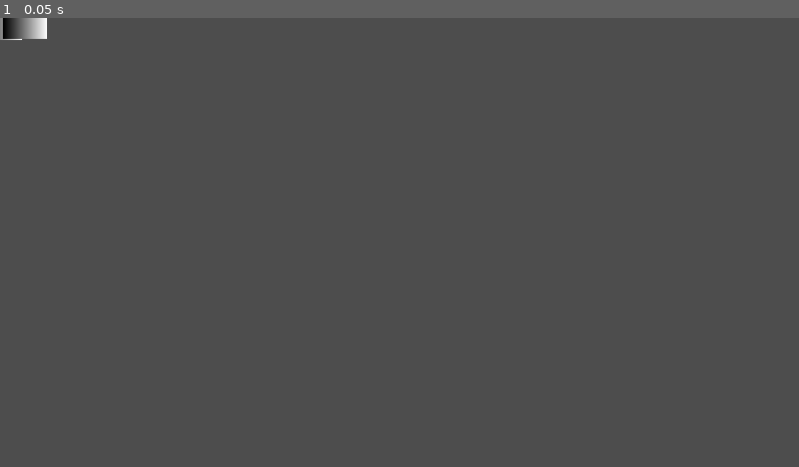
Above: before the commit, frame 1.
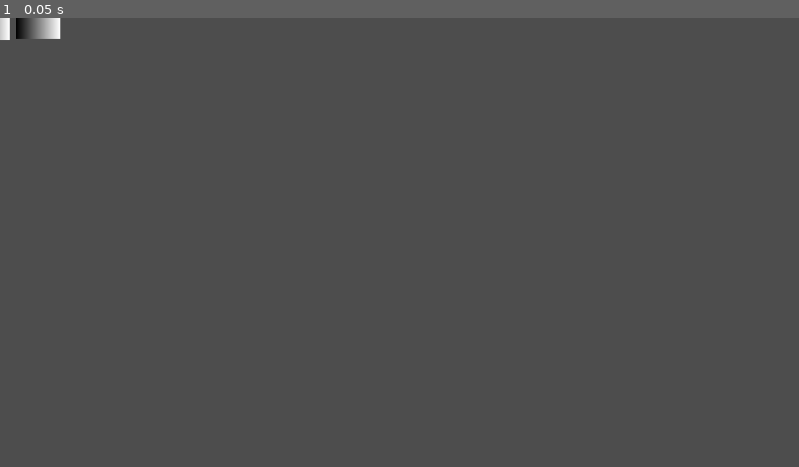
Above: after the commit, the same moment.

Repository: cqdowning/touhou-unison
Game: Godot game, scene res://scenes/stages/stage_yuuka.tscn
Same seed, same stepped clock (60 frames per second), same inputs: the game is played once before the commit and once after it.
Inputs:
- Up to frame 1 (0.05 s): no input

The runs differ from the first frame. In frame 1, 0.3% of the frame differs, in the area x 0-8%, y 0-5%.

Commit message:
Simple projectile firing

Diff:
--- a/project.godot
+++ b/project.godot
@@ -14,6 +14,10 @@
 run/main_scene="uid://cbawk2gvl2r6t"
 config/features=PackedStringArray("4.4", "GL Compatibility")
 config/icon="res://icon.svg"
+
+[autoload]
+
+game_manager="*res://scripts/game_manager.gd"
 
 [input]
 
@@ -39,7 +43,12 @@
 }
 p1_focus={
 "deadzone": 0.2,
-"events": [Object(InputEventKey,"resource_local_to_scene":fa …(140 unchanged characters)… d":false,"keycode":0,"physical_keycode":4194325,"key_label":0,"unicode":0,"location":0,"echo":false,"script":null)
+"events": [Object(InputEventKey,"resource_local_to_scene":fa …(140 unchanged characters)… d":false,"keycode":0,"physical_keycode":72,"key_label":0,"unicode":104,"location":0,"echo":false,"script":null)
+]
+}
+p1_shoot={
+"deadzone": 0.2,
+"events": [Object(InputEventKey,"resource_local_to_scene":false,"resource_name":"","device":-1,"window_id":0,"alt_pressed":false,"shift_pressed":false,"ctrl_pressed":false,"meta_pressed":false,"pressed":false,"keycode":0,"physical_keycode":71,"key_label":0,"unicode":103,"location":0,"echo":false,"script":null)
 ]
 }
 p2_up={
@@ -64,9 +73,22 @@
 }
 p2_focus={
 "deadzone": 0.2,
-"events": [Object(InputEventKey,"resource_local_to_scene":fa …(141 unchanged characters)… ":false,"keycode":0,"physical_keycode":4194438,"key_label":0,"unicode":48,"location":0,"echo":false,"script":null)
+"events": [Object(InputEventKey,"resource_local_to_scene":fa …(141 unchanged characters)… ":false,"keycode":0,"physical_keycode":44,"key_label":0,"unicode":44,"location":0,"echo":false,"script":null)
 ]
 }
+p2_shoot={
+"deadzone": 0.2,
+"events": [Object(InputEventKey,"resource_local_to_scene":false,"resource_name":"","device":-1,"window_id":0,"alt_pressed":false,"shift_pressed":false,"ctrl_pressed":false,"meta_pressed":false,"pressed":false,"keycode":0,"physical_keycode":46,"key_label":0,"unicode":46,"location":0,"echo":false,"script":null)
+]
+}
+
+[layer_names]
+
+2d_physics/layer_1="Player Environment"
+2d_physics/layer_2="Player Hitbox"
+2d_physics/layer_3="Player Bullet"
+2d_physics/layer_4="Enemy Hitbox"
+2d_physics/layer_5="Enemy Bullet"
 
 [rendering]
 
--- a/scenes/characters/marisa.tscn
+++ b/scenes/characters/marisa.tscn
@@ -1,16 +1,32 @@
-[gd_scene load_steps=4 format=3 uid="uid://6j0eaks5qiqp"]
+[gd_scene load_steps=7 format=3 uid="uid://6j0eaks5qiqp"]
 
 [ext_resource type="Script" uid="uid://bkob1ov6wu2tx" path="res://scripts/player.gd" id="1_w2ddu"]
+[ext_resource type="PackedScene" uid="uid://ceiia80j105y2" path="res://scenes/projectiles/marisa_bolt.tscn" id="2_7ok74"]
 
-[sub_resource type="Gradient" id="Gradient_bgd68"]
+[sub_resource type="Gradient" id="Gradient_eka2y"]
 
-[sub_resource type="GradientTexture2D" id="GradientTexture2D_7ok74"]
-gradient = SubResource("Gradient_bgd68")
+[sub_resource type="GradientTexture2D" id="GradientTexture2D_w2ddu"]
+gradient = SubResource("Gradient_eka2y")
+
+[sub_resource type="RectangleShape2D" id="RectangleShape2D_7ok74"]
+size = Vector2(55, 59)
+
+[sub_resource type="CircleShape2D" id="CircleShape2D_p4c7e"]
 
 [node name="Marisa" type="CharacterBody2D"]
 script = ExtResource("1_w2ddu")
 player_id = 2
+projectile = ExtResource("2_7ok74")
 metadata/_custom_type_script = "uid://bkob1ov6wu2tx"
 
 [node name="Sprite2D" type="Sprite2D" parent="."]
-texture = SubResource("GradientTexture2D_7ok74")
+texture = SubResource("GradientTexture2D_w2ddu")
+
+[node name="CollisionShape2D" type="CollisionShape2D" parent="."]
+position = Vector2(-0.5, -0.5)
+shape = SubResource("RectangleShape2D_7ok74")
+
+[node name="Area2D" type="Area2D" parent="."]
+
+[node name="CollisionShape2D" type="CollisionShape2D" parent="Area2D"]
+shape = SubResource("CircleShape2D_p4c7e")
--- a/scenes/characters/reimu.tscn
+++ b/scenes/characters/reimu.tscn
@@ -1,15 +1,31 @@
-[gd_scene load_steps=4 format=3 uid="uid://yangtfodnfwn"]
+[gd_scene load_steps=7 format=3 uid="uid://yangtfodnfwn"]
 
 [ext_resource type="Script" uid="uid://bkob1ov6wu2tx" path="res://scripts/player.gd" id="1_bgd68"]
+[ext_resource type="PackedScene" uid="uid://dthwfr8yibl15" path="res://scenes/projectiles/reimu_ofuda.tscn" id="2_t42ex"]
 
-[sub_resource type="Gradient" id="Gradient_bgd68"]
+[sub_resource type="Gradient" id="Gradient_t42ex"]
 
 [sub_resource type="GradientTexture2D" id="GradientTexture2D_t42ex"]
-gradient = SubResource("Gradient_bgd68")
+gradient = SubResource("Gradient_t42ex")
+
+[sub_resource type="RectangleShape2D" id="RectangleShape2D_bgd68"]
+size = Vector2(55, 59)
+
+[sub_resource type="CircleShape2D" id="CircleShape2D_bgd68"]
 
 [node name="Reimu" type="CharacterBody2D"]
 script = ExtResource("1_bgd68")
+projectile = ExtResource("2_t42ex")
 metadata/_custom_type_script = "uid://bkob1ov6wu2tx"
 
 [node name="Sprite2D" type="Sprite2D" parent="."]
 texture = SubResource("GradientTexture2D_t42ex")
+
+[node name="CollisionShape2D" type="CollisionShape2D" parent="."]
+position = Vector2(-0.5, -0.5)
+shape = SubResource("RectangleShape2D_bgd68")
+
+[node name="Area2D" type="Area2D" parent="."]
+
+[node name="CollisionShape2D" type="CollisionShape2D" parent="Area2D"]
+shape = SubResource("CircleShape2D_bgd68")
--- /dev/null
+++ b/scenes/projectiles/marisa_bolt.tscn
@@ -0,0 +1,22 @@
+[gd_scene load_steps=5 format=3 uid="uid://ceiia80j105y2"]
+
+[ext_resource type="Script" uid="uid://neeowjsvxghe" path="res://scripts/projectiles/projectile_player.gd" id="1_os7u1"]
+
+[sub_resource type="RectangleShape2D" id="RectangleShape2D_os7u1"]
+
+[sub_resource type="Gradient" id="Gradient_bgd68"]
+
+[sub_resource type="GradientTexture2D" id="GradientTexture2D_2eg4q"]
+gradient = SubResource("Gradient_bgd68")
+width = 16
+height = 16
+
+[node name="MarisaBolt" type="Area2D"]
+script = ExtResource("1_os7u1")
+metadata/_custom_type_script = "uid://neeowjsvxghe"
+
+[node name="CollisionShape2D" type="CollisionShape2D" parent="."]
+shape = SubResource("RectangleShape2D_os7u1")
+
+[node name="Sprite2D" type="Sprite2D" parent="."]
+texture = SubResource("GradientTexture2D_2eg4q")
--- a/scenes/projectiles/ofuda.tscn
+++ /dev/null
@@ -1,3 +0,0 @@
-[gd_scene format=3 uid="uid://dthwfr8yibl15"]
-
-[node name="Ofuda" type="Node2D"]
--- /dev/null
+++ b/scenes/projectiles/reimu_ofuda.tscn
@@ -0,0 +1,22 @@
+[gd_scene load_steps=5 format=3 uid="uid://dthwfr8yibl15"]
+
+[ext_resource type="Script" uid="uid://neeowjsvxghe" path="res://scripts/projectiles/projectile_player.gd" id="1_v6n4r"]
+
+[sub_resource type="RectangleShape2D" id="RectangleShape2D_v6n4r"]
+
+[sub_resource type="Gradient" id="Gradient_rhnwa"]
+
+[sub_resource type="GradientTexture2D" id="GradientTexture2D_j437s"]
+gradient = SubResource("Gradient_rhnwa")
+width = 16
+height = 16
+
+[node name="Ofuda" type="Area2D"]
+script = ExtResource("1_v6n4r")
+metadata/_custom_type_script = "uid://neeowjsvxghe"
+
+[node name="CollisionShape2D" type="CollisionShape2D" parent="."]
+shape = SubResource("RectangleShape2D_v6n4r")
+
+[node name="Sprite2D" type="Sprite2D" parent="."]
+texture = SubResource("GradientTexture2D_j437s")
--- /dev/null
+++ b/scripts/game_manager.gd
@@ -0,0 +1,6 @@
+class_name GameManager
+extends Node
+
+@export var health: float = 0
+
+signal on_player_hit
--- a/scripts/player.gd
+++ b/scripts/player.gd
@@ -8,6 +8,21 @@
 @export var damage: float = 10.0
 @export var speed: float = 450.0
 @export var focus_speed: float = 250.0
+@export var shoot_rate: int = 4
+@export var shoot_speed: float = 600.0
+@export var shoot_offset: float = 10.0
+
+@export_category("Projectile")
+@export var projectile: PackedScene
+
+
+var _shooting: bool = false
+var _shoot_frame: int = 0
+
+@onready var hitbox: Area2D = $Area2D
+
+func _ready():
+	hitbox.body_entered.connect(_on_hitbox_entered)
 
 func _process(delta):
 	var move_input = Vector2()
@@ -21,6 +36,31 @@
 
 	velocity = move_input.normalized() * current_speed
 
+	if Input.is_action_just_pressed(str("p", player_id, "_shoot")):
+		_shooting = true
+
+	if Input.is_action_just_released(str("p", player_id, "_shoot")):
+		_shooting = false
+
 func _physics_process(_delta):
 	# Apply movement
 	move_and_slide()
+
+	if _shooting:
+		_shoot()
+
+func _shoot():
+	_shoot_frame += 1
+	if _shoot_frame == shoot_rate:
+		# Create and setup projectile
+		for i in range(-1, 2, 2):
+			var new_projectile: Projectile = projectile.instantiate()
+			get_tree().current_scene.add_child(new_projectile)
+
+			# Set projectile properties
+			new_projectile.set_properties(damage, shoot_speed)
+			new_projectile.launch(Vector2(self.global_position.x + shoot_offset*i, self.global_position.y - 30), Vector2(0, -1))
+		_shoot_frame = 0
+
+func _on_hitbox_entered(body):
+	game_manager.on_player_hit.emit()
--- /dev/null
+++ b/scripts/projectiles/projectile.gd
@@ -0,0 +1,41 @@
+class_name Projectile
+extends Area2D
+
+@export var lifetime: float = 5.0
+
+var direction: Vector2 = Vector2.ZERO
+var speed: float
+var damage: float
+
+var _despawn_timer: Timer
+
+func _ready():
+	body_entered.connect(_on_body_entered)
+
+	_despawn_timer = Timer.new()
+	add_child(_despawn_timer)
+	_despawn_timer.one_shot = true
+	_despawn_timer.timeout.connect(_on_despawn_timeout)
+	_despawn_timer.start(lifetime)
+
+
+func _physics_process(delta):
+	position += direction * speed * delta
+
+
+func set_properties(proj_damage: float, proj_speed: float) -> void:
+	damage = proj_damage
+	speed = proj_speed
+
+
+func launch(spawn_position: Vector2, launch_direction: Vector2) -> void:
+	position = spawn_position
+	direction = launch_direction.normalized()
+
+
+func _on_body_entered(_body: Node2D) -> void:
+	pass
+
+
+func _on_despawn_timeout() -> void:
+	queue_free()
--- /dev/null
+++ b/scripts/projectiles/projectile_enemy.gd
@@ -0,0 +1 @@
+extends Node
--- /dev/null
+++ b/scripts/projectiles/projectile_player.gd
@@ -0,0 +1,11 @@
+class_name ProjectilePlayer
+extends Projectile
+
+# Called when the node enters the scene tree for the first time.
+func _ready():
+	super()
+
+
+# Called every frame. 'delta' is the elapsed time since the previous frame.
+func _physics_process(delta):
+	super(delta)
Not shown, added: scripts/game_manager.gd.uid
Not shown, added: scripts/projectiles/projectile.gd.uid
Not shown, added: scripts/projectiles/projectile_enemy.gd.uid
Not shown, added: scripts/projectiles/projectile_player.gd.uid
